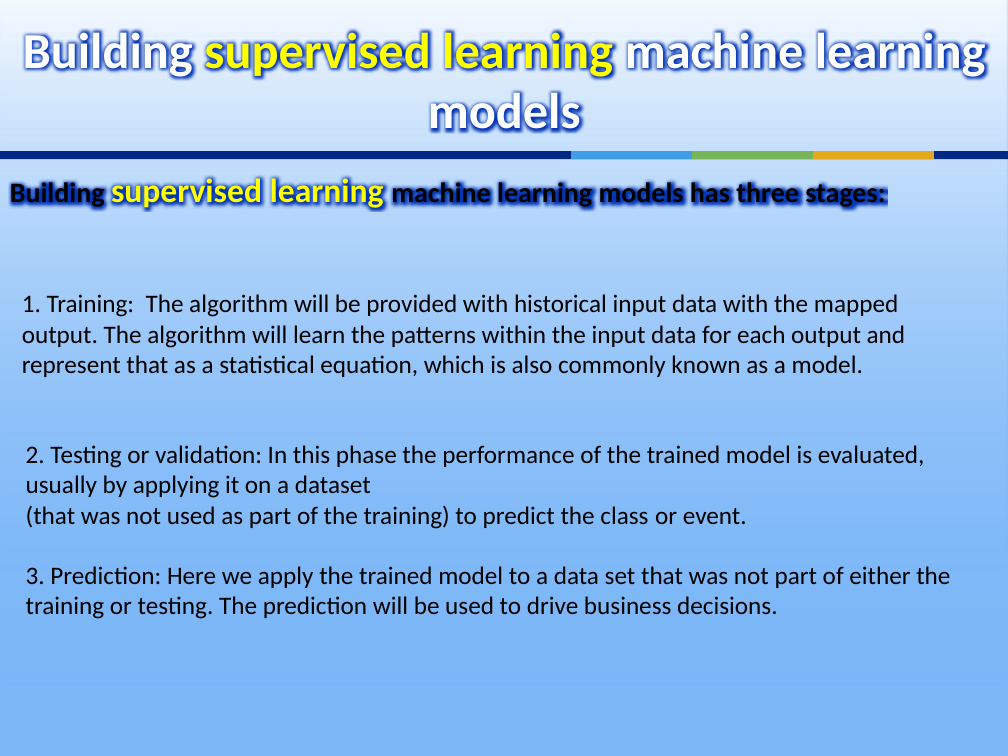
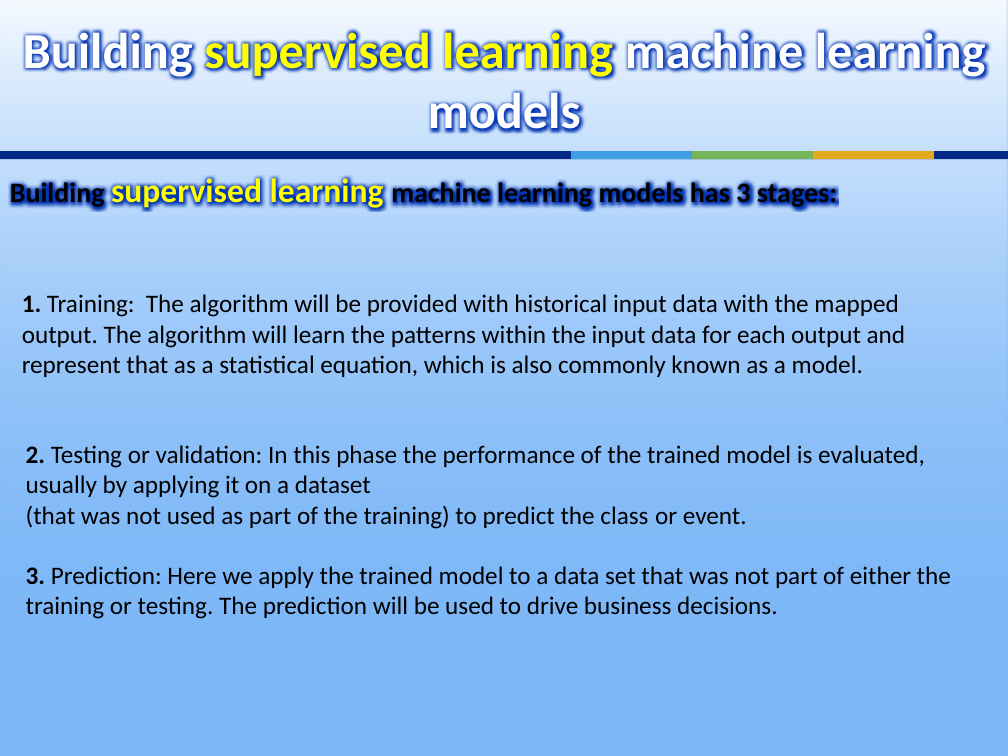
Before and after one commit to ouzarf/seminars, a slide deck: slide 7 of uminho19-ML.pptx (slide 10 before the commit). Drawn at 1008x756 pixels with LibreOffice and Linux fonts; fonts in the diff are those of the drawing. Boxes give left, top, right and bottom in pixels: in the first picture for what was removed or moved away, otherwise in the second. Text is boxed around its words. In the diff, an @@ line names an element or a change of style, - is before the commit and + after.

```diff
--- a/uminho19-ML.pptx
+++ b/uminho19-ML.pptx
@@ text at bbox=[10, 174, 837, 210]: text changed @@
-Building supervised learning machine learning models has three stages:
+Building supervised learning machine learning models has 3 stages:
@@ text at bbox=[26, 445, 951, 619]: bold on in "2.", "3." @@
```
Also in this commit, not shown: 11 other slides changed, 1 slide added, 4 slides removed, 5 other files.
